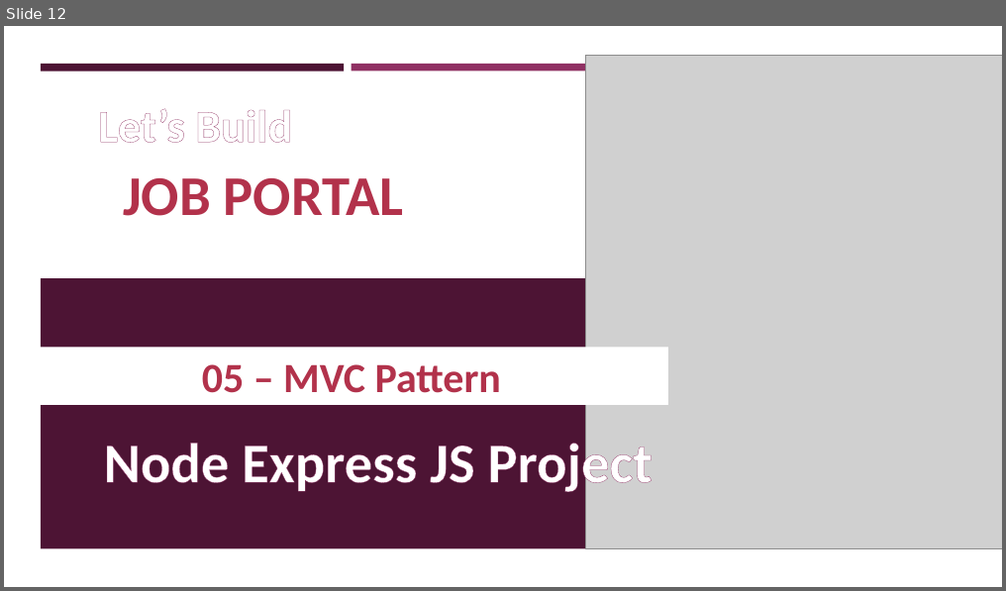
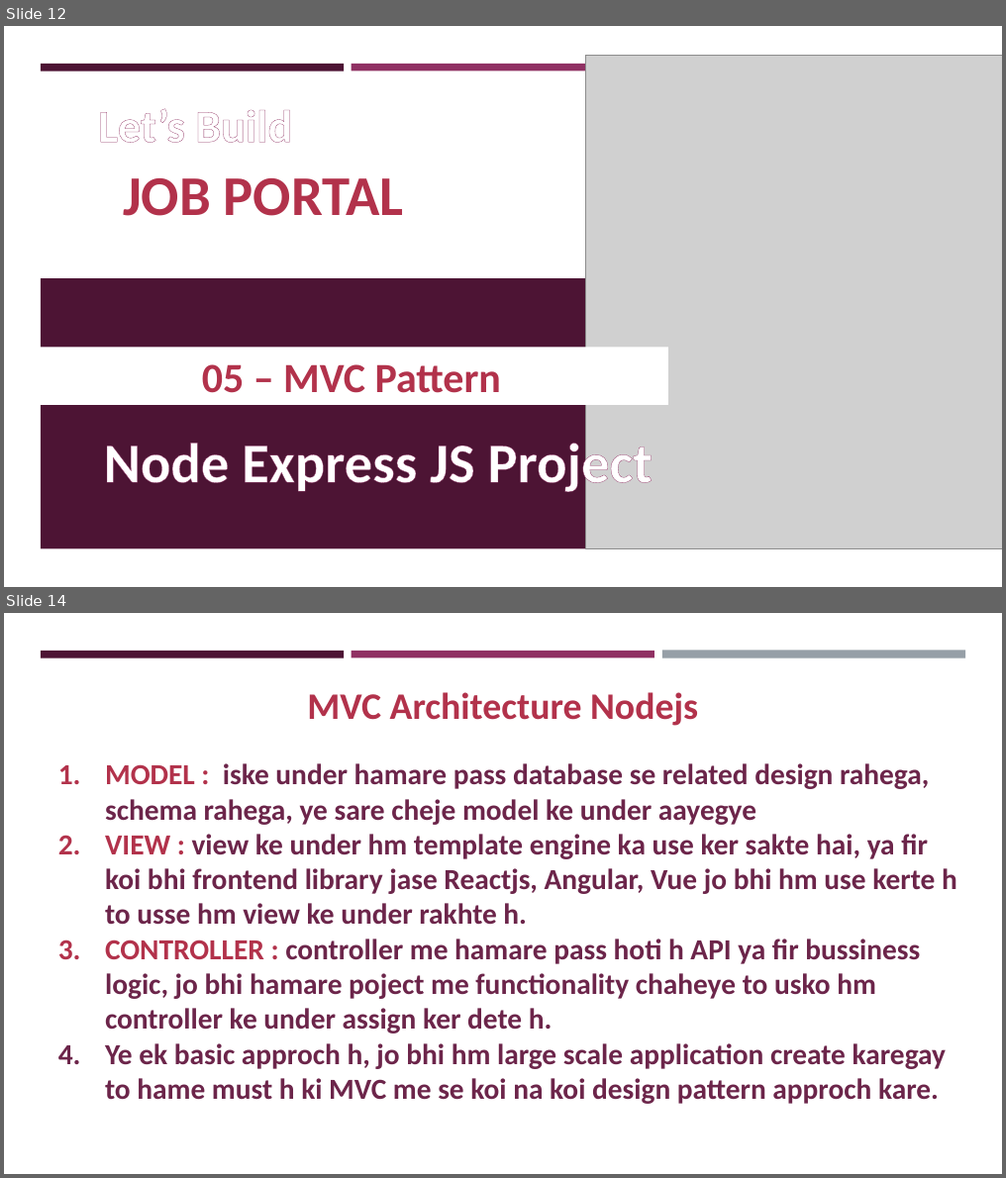
Before and after one commit to arunchoudhary1999/Nodejs-Job-Portal-App-2023, a slide deck: notejs-job-portal-app-2023.pptx. Shown one above the other, each under a label of ours: slide 12 before the commit, slides 12 and 14 after it; the slides between them are not shown. The pictures are 1006x591 and 1006x1178 pixels, drawn with LibreOffice and Linux fonts; fonts in the diff are those of the drawing; grey boxes stand for pictures. Boxes give left, top, right and bottom in pixels: in the first picture for what was removed or moved away, otherwise in the second. Text is boxed around its words. In the diff, an @@ line names an element or a change of style, - is before the commit and + after.

Commit message:
second time commit with update database connect

```diff
--- a/notejs-job-portal-app-2023.pptx
+++ b/notejs-job-portal-app-2023.pptx
@@ slide 14 added at [4, 613, 1002, 1174], background #FFFFFF; not listed: 2 template elements that a slide beside it also shows @@
@@ rectangle added at [662, 651, 965, 659], fill #969FA7 @@
@@ rectangle added at [39, 679, 968, 1140], fill #FFFFFF @@
@@ text added at [307, 692, 698, 726], 36 pt, text #B2324B, bold @@
+MVC Architecture Nodejs
@@ text added at [105, 763, 957, 1104], 28 pt, text #6C254A, bold @@
+1. MODEL : iske under hamare pass database se related design rahega, schema rahega, ye sare cheje model ke under aayegye
+2. VIEW : view ke under hm template engine ka use ker sakte hai, ya fir koi bhi frontend library jase Reactjs, Angular, Vue jo bhi hm use kerte h to usse hm view ke under rakhte h.
+3. CONTROLLER : controller me hamare pass hoti h API ya fir bussiness logic, jo bhi hamare poject me functionality chaheye to usko hm controller ke under assign ker dete h.
+4. Ye ek basic approch h, jo bhi hm large scale application create karegay to hame must h ki MVC me se koi na koi design pattern approch kare.
```
Also in this commit, not shown: 7 other slides added, 5 other files.
